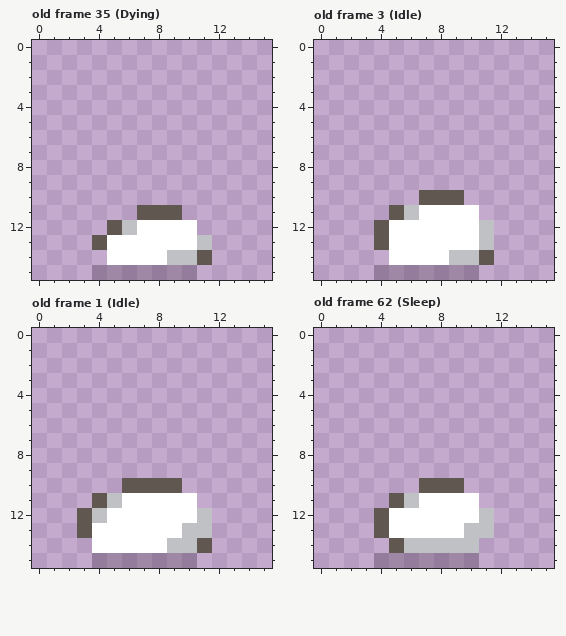
File history of a pixel-art file, game/Slime King/Assets/Art/Characters/Player/plc_slime03.aseprite. The picture above is the old version.
16x16 pixels, 87 frames. Colours within 5 levels of each other are drawn and written as one. Shown: old frame 35 (Dying), old frame 3 (Idle), old frame 1 (Idle), old frame 62 (Sleep). The commit also changed other frames, which this record leaves out.
The same view after the edit:
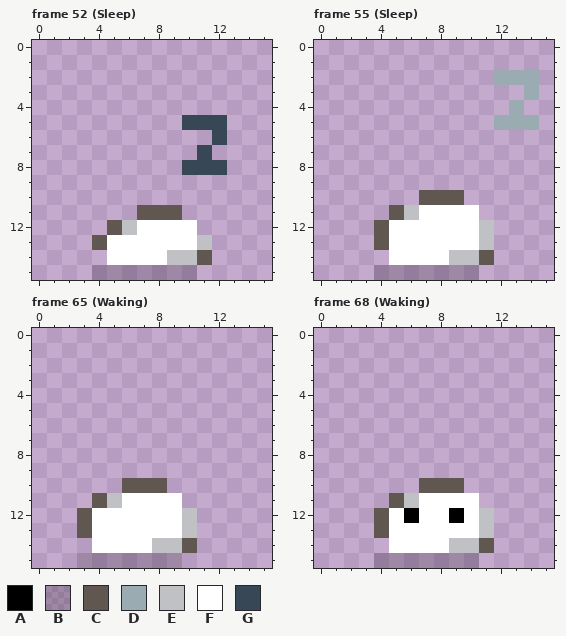
Palette (. is transparent): A #000000  B #2e222f40  C #5f5750  D #9babb2  E #c0c1c5  F #ffffff  G #374756
A new or re-ordered frame is compared with the old frame closest to it.
Edits made:
frames 87 -> 91
layer "side" now hidden
layer "back" now hidden
--- frame 52 (Sleep) is new; against old frame 35 (Dying), layer "front"
@@ x 8..14 @@
  4 .......
- 5 .......
- 6 .......
- 7 .......
- 8 .......
+ 5 ..GGG..
+ 6 ....G..
+ 7 ...G...
+ 8 ..GGG..
  9 .......
--- frame 55 (Sleep) is new; against old frame 3 (Idle), layer "front"
@@ x 10..15 @@
  1 ......
- 2 ......
- 3 ......
- 4 ......
- 5 ......
+ 2 ..DDD.
+ 3 ....D.
+ 4 ...D..
+ 5 ..DDD.
  6 ......
--- frame 65 (Waking) is new; against old frame 1 (Idle)
@@ x 0..15 @@
  9 ................
-10 ......CCCC......
-11 ....CEFFFFF.....
-12 ...CEFFFFFFE....
-13 ...CFFFFFFEE....
-14 ....FFFFFEEC....
-15 ....BBBBBBB.....
+10 ......CCC.......
+11 ....CEFFFF......
+12 ...CFFFFFFE.....
+13 ...CFFFFFFE.....
+14 ....FFFFEEC.....
+15 ...BBBBBBB......
--- frame 68 (Waking) against old frame 62 (Sleep)
@@ x 3..13 @@
 11 ..CEFFFF...
-12 .CFFFFFFE..
-13 .CFFFFFEE..
-14 ..CEEEEE...
+12 .CFAFFAFE..
+13 .CFFFFFFE..
+14 ..FFFFEEC..
 15 .BBBBBBB...
Boxes around the changes in both pictures, in picture pixels (x1, y1, x2, y2):
added: (182, 115, 227, 175)
added: (494, 70, 539, 130)
changed: (77, 478, 212, 568)
changed: (389, 508, 494, 553)
